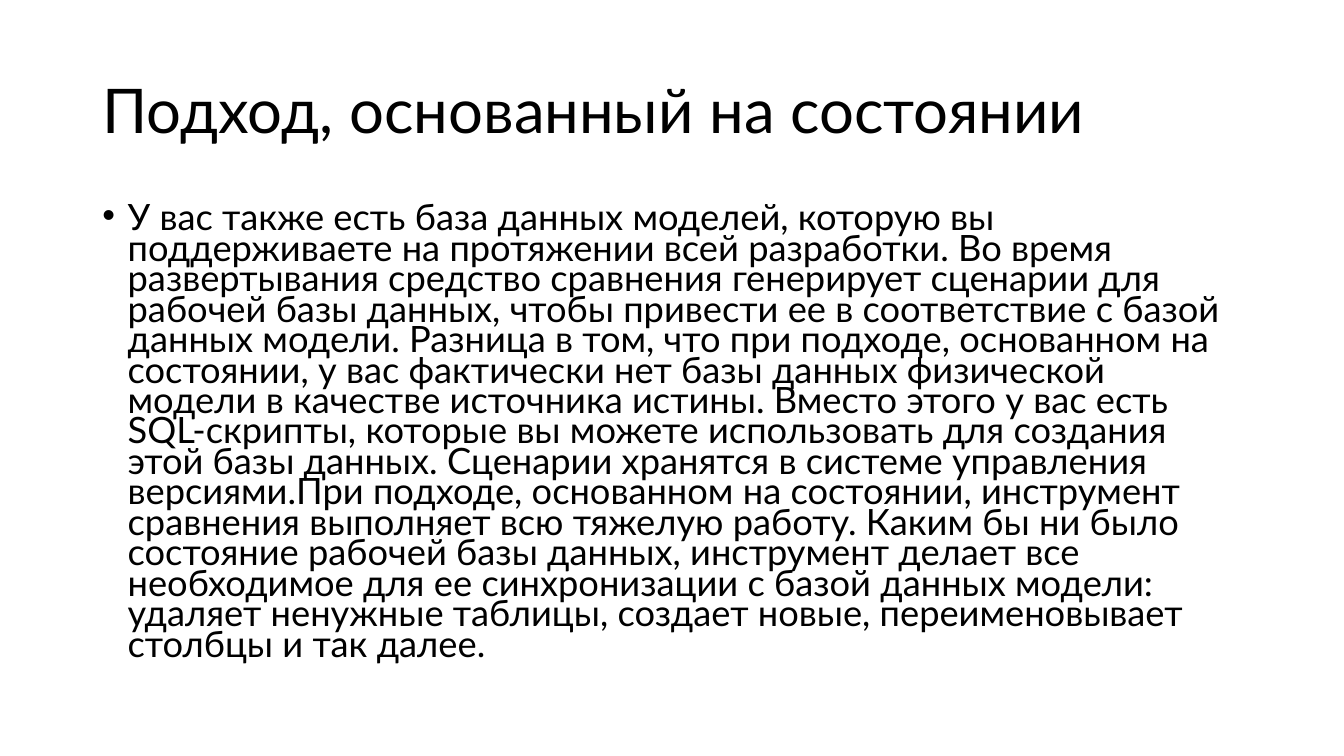
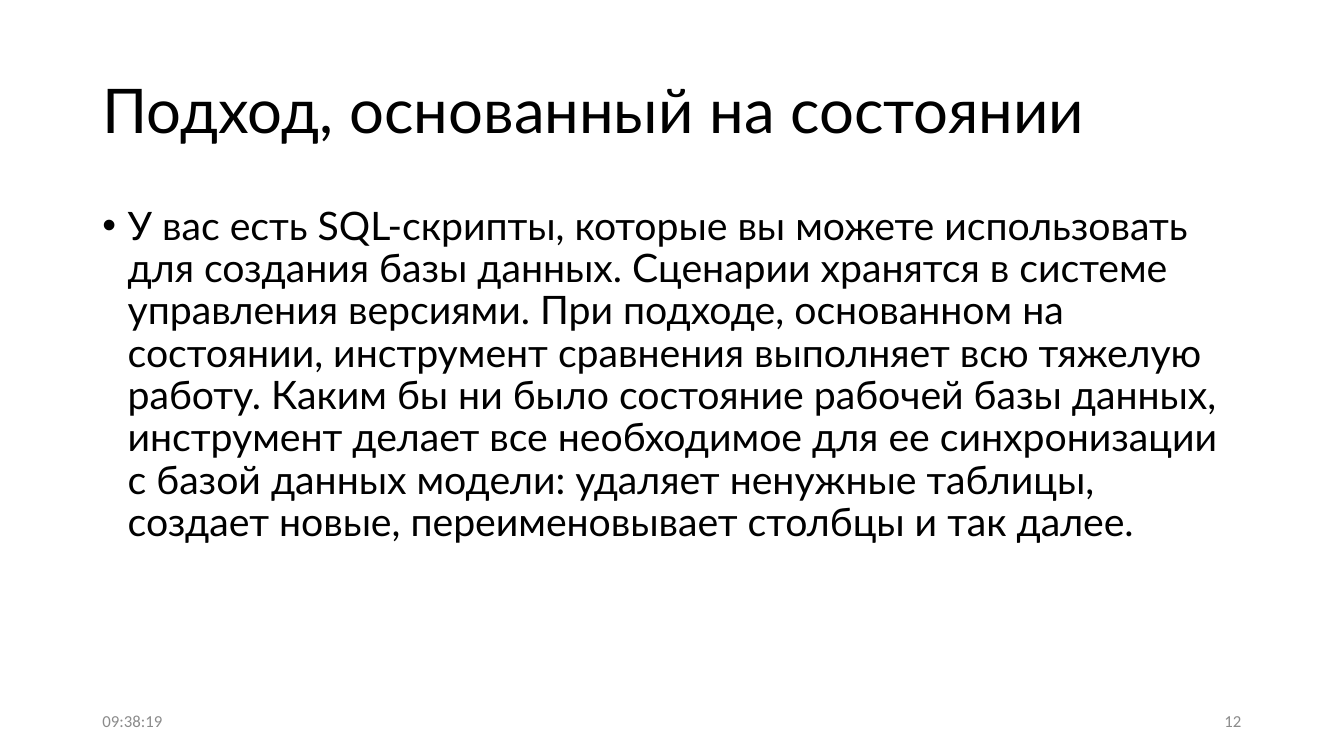
Before and after one commit to Sa1Gur/DbTest.Containers, a slide deck: slide 12 of DbaseTesting.pptx. Drawn at 1344x756 pixels with LibreOffice and Linux fonts; fonts in the diff are those of the drawing. Boxes give left, top, right and bottom in pixels: in the first picture for what was removed or moved away, otherwise in the second. Text is boxed around its words. In the diff, an @@ line names an element or a change of style, - is before the commit and + after.

```diff
--- a/DbaseTesting.pptx
+++ b/DbaseTesting.pptx
@@ text at bbox=[128, 211, 1217, 543]: text changed; size 25.9 to 28 pt @@
-• У вас также есть база данных моделей, которую вы поддерживаете на протяжении всей разработки. Во время развертывания средство сравнения генерирует сценарии для рабочей базы данных, чтобы привести ее в соответствие с базой данных модели. Разница в том, что при подходе, основанном на состоянии, у вас фактически нет базы данных физической модели в качестве источника истины. Вместо этого у вас есть SQL-скрипты, которые вы можете использовать для создания этой базы данных. Сценарии хранятся в системе управления версиями.При подходе, основанном на состоянии, инструмент сравнения выполняет всю тяжелую работу. Каким бы ни было состояние рабочей базы данных, инструмент делает все необходимое для ее синхронизации с базой данных модели: удаляет ненужные таблицы, создает новые, переименовывает столбцы и так далее.
+• У вас есть SQL-скрипты, которые вы можете использовать для создания базы данных. Сценарии хранятся в системе управления версиями. При подходе, основанном на состоянии, инструмент сравнения выполняет всю тяжелую работу. Каким бы ни было состояние рабочей базы данных, инструмент делает все необходимое для ее синхронизации с базой данных модели: удаляет ненужные таблицы, создает новые, переименовывает столбцы и так далее.
@@ text added at bbox=[102, 715, 162, 727], 12 pt, text #8C8C8C @@
+09:38:19
@@ page number added at bbox=[1224, 716, 1241, 727], 12 pt, text #8C8C8C @@
+12
```
Also in this commit, not shown: 66 other slides changed, 1 slide added, 2 slides removed.
